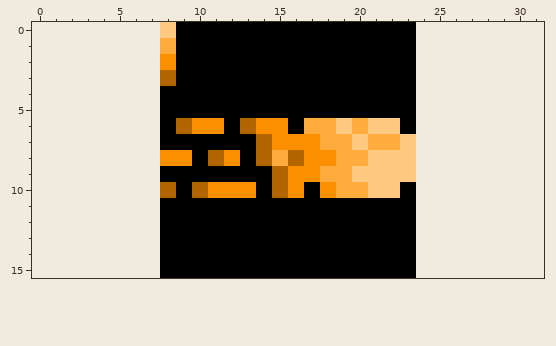
Pixel-art file: Fireball.aseprite. The first picture shows the starting point.
16x16 pixels, 1 frame. The old version is drawn lined up with the new one, on the new canvas.
After:
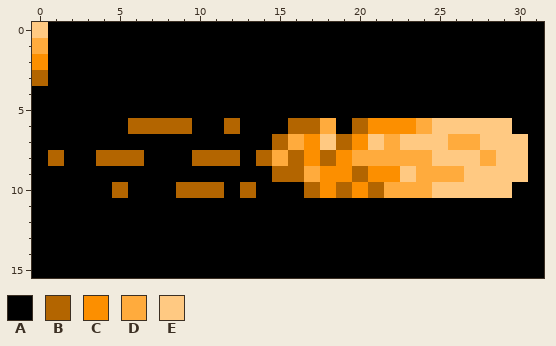
Palette (. is transparent): A #000000  B #b36500  C #fc8f00  D #ffab3d  E #ffc982
From old to new:
canvas 16x16 -> 32x16, the old top-left corner now at 8,0
y 0: x 0..8 ........E -> EAAAAAAAA; x 24..31 ........ -> AAAAAAAA
y 1: x 0..8 ........D -> DAAAAAAAA; x 24..31 ........ -> AAAAAAAA
y 2: x 0..8 ........C -> CAAAAAAAA; x 24..31 ........ -> AAAAAAAA
y 3: x 0..8 ........B -> BAAAAAAAA; x 24..31 ........ -> AAAAAAAA
y 4..5: x 0..7 ........ -> AAAAAAAA; x 24..31 ........ -> AAAAAAAA
y 6: x 0..8 ........A -> AAAAAABBB; x 10..17 CCABCCAD -> AABAAABB; x 19..31 EDEEA........ -> ABCCCDEEEEEAA
y 7: x 0..7 ........ -> AAAAAAAA; x 14..16 BCC -> ABD; x 18..21 DDED -> EBCE; x 24..31 ........ -> EEDDEEEA
y 8: x 0..10 ........CCA -> ABAABBBAAAB; x 12 C -> B; x 18..19 CD -> BC; x 21..31 EEE........ -> DDDDEEEDEEA
y 9: x 0..7 ........ -> AAAAAAAA; x 16..22 CCDDEEE -> BDCCBCC; x 24..31 ........ -> DDDEEEEA
y 10: x 0..9 ........BA -> AAAAABAAAB; x 11..13 CCC -> BAB; x 15..17 BCA -> AAB; x 19..31 DDEEA........ -> BCBDDDEEEEEAA
y 11..15: x 0..7 ........ -> AAAAAAAA; x 24..31 ........ -> AAAAAAAA
